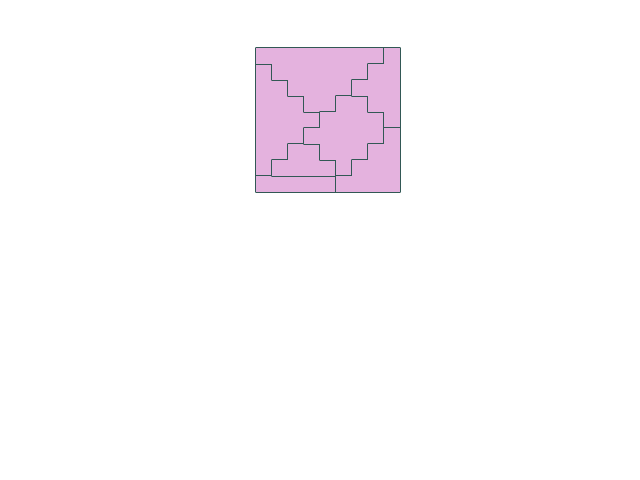
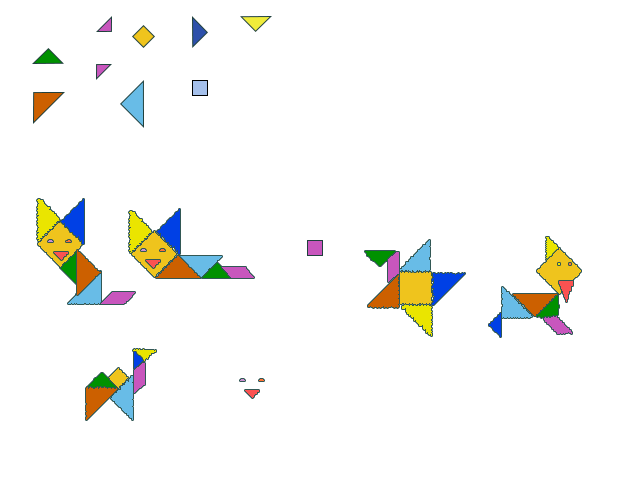
Two versions of the same layered image (640px x 480px). Layer-by-layer changes:
removed layer "Слой 3" over (x1=336, y1=128, x2=400, y2=192)
removed layer "Слой 4" over (x1=352, y1=48, x2=400, y2=128)
removed layer "Слой 5" over (x1=304, y1=96, x2=384, y2=176)
removed layer "Слой 6" over (x1=272, y1=144, x2=336, y2=176)
removed layer "Слой 1" over (x1=256, y1=176, x2=336, y2=192)
removed layer "Слой 2" over (x1=256, y1=48, x2=384, y2=112)
removed layer "Прямоугольник 1" over (x1=256, y1=64, x2=320, y2=176)
added layer "Слой 8 копия 3" above "Слой 9 копия 3" over (x1=368, y1=275, x2=399, y2=308)
added layer "Слой 10 копия 6" above "Слой 11 копия 3" over (x1=432, y1=273, x2=465, y2=305)
added layer "Слой 11 копия 3" above "Слой 12 копия 3" over (x1=400, y1=271, x2=432, y2=305)
added layer "Слой 8 копия 4" above "Слой 9 копия 4" over (x1=513, y1=294, x2=557, y2=316)
added layer "Слой 11 копия 4" above "Слой 12 копия 4" over (x1=537, y1=248, x2=581, y2=294)
added layer "Многоугольник 1 копия 7" (1st of 7) above "Многоугольник 1 копия 7" over (x1=120, y1=80, x2=144, y2=128)
added layer "Многоугольник 1 копия 7" (2nd of 7) above "Прямоугольник 4 копия" over (x1=33, y1=92, x2=65, y2=124)
added layer "Слой 8 копия 5" above "Слой 9 копия 5" over (x1=86, y1=387, x2=117, y2=420)
added layer "Слой 9 копия 5" above "Слой 10 копия 8" over (x1=111, y1=376, x2=133, y2=420)
added layer "Слой 10 копия 5" (4th of 4) above "Слой 11 копия 2" over (x1=157, y1=209, x2=180, y2=254)
added layer "Слой 11 копия 2" above "Слой 12 копия 2" over (x1=132, y1=231, x2=176, y2=277)
added layer "Слой 8 копия" above "Слой 9 копия" over (x1=77, y1=250, x2=101, y2=295)
added layer "Слой 9 копия" above "Слой 10 копия 4" over (x1=68, y1=271, x2=101, y2=304)
added layer "Слой 10 копия" above "Слой 11 копия" over (x1=61, y1=199, x2=84, y2=244)
added layer "Слой 11 копия" above "Слой 12 копия" over (x1=38, y1=221, x2=82, y2=267)
hid "Фон" over (x1=32, y1=16, x2=582, y2=421)
…and 34 more changes (34 added)
